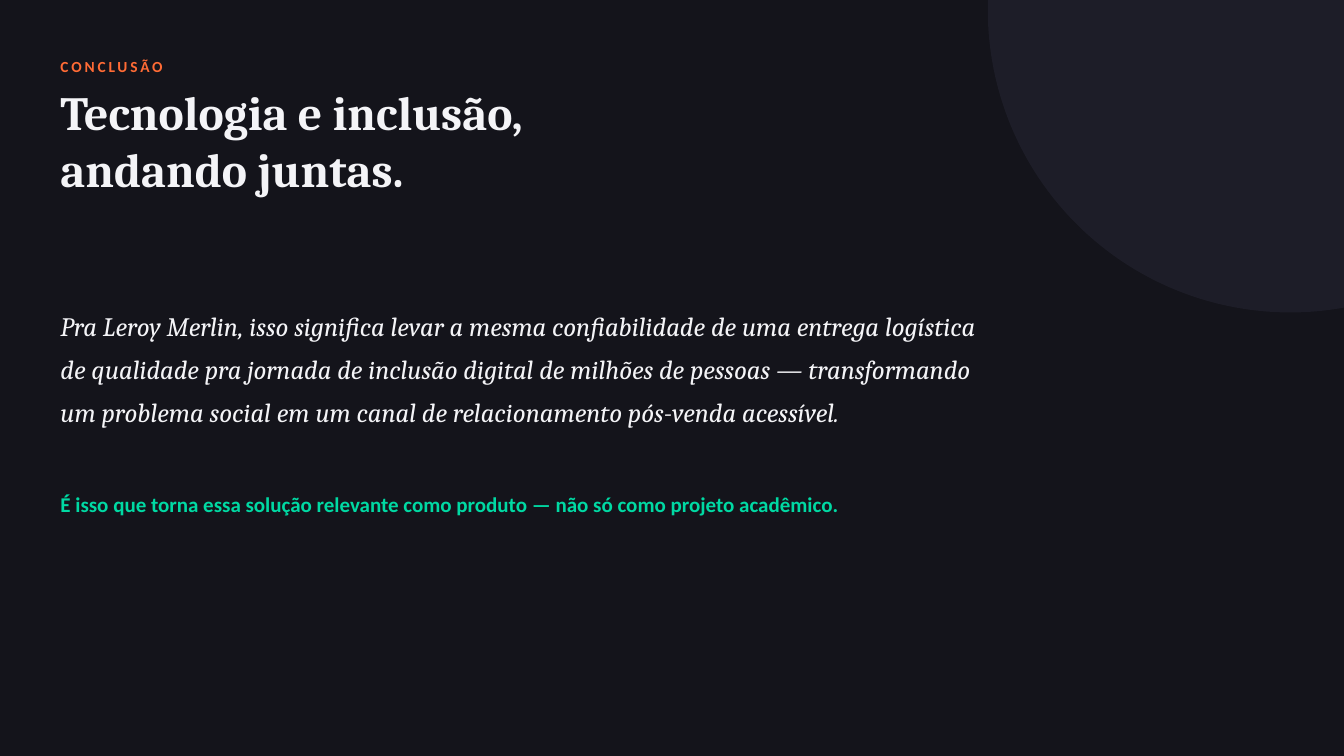
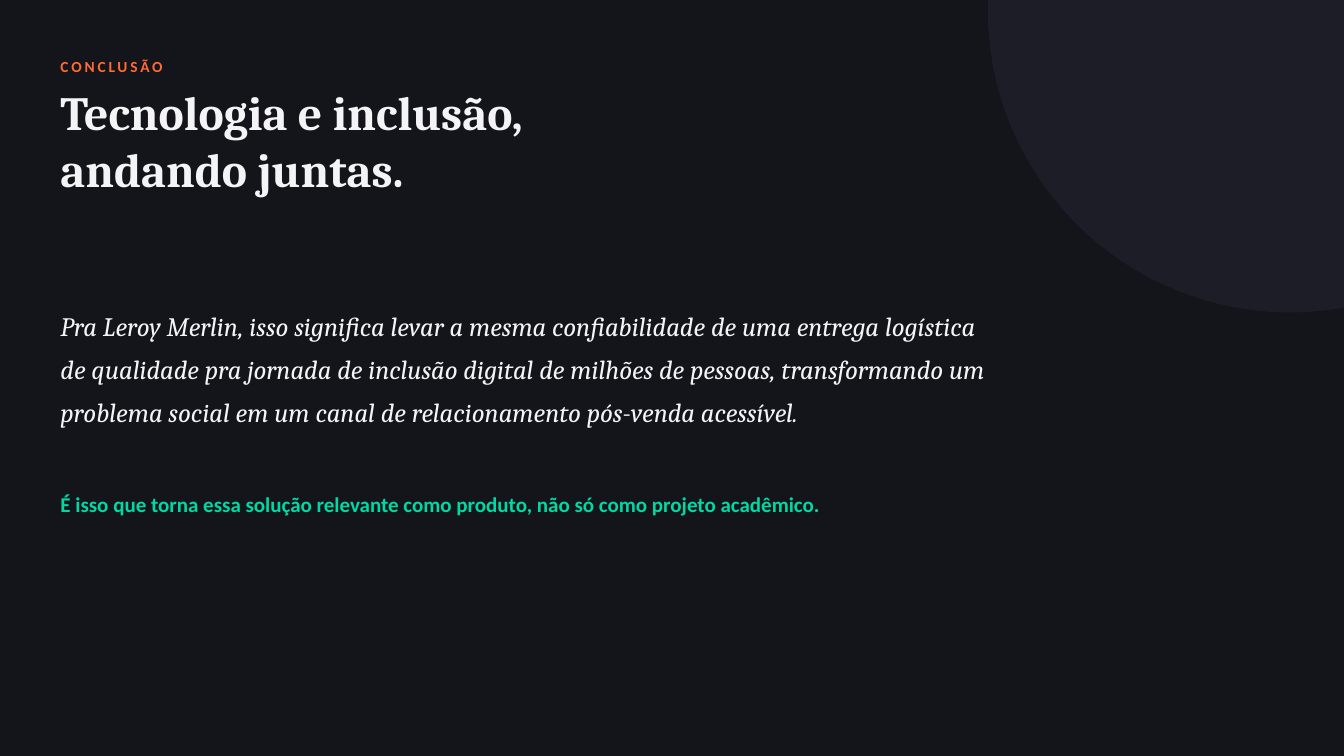
Before and after one commit to DevRafonalde/digital360_flutter, a slide deck: slide 8 of docs/atividade4/SLIDES_ATIVIDADE4.pptx. Drawn at 1344x756 pixels with LibreOffice and Linux fonts; fonts in the diff are those of the drawing. Boxes give left, top, right and bottom in pixels: in the first picture for what was removed or moved away, otherwise in the second. Text is boxed around its words. In the diff, an @@ line names an element or a change of style, - is before the commit and + after.

Commit message:
Corrige CI do backend Python (ModuleNotFoundError) e ajusta slides da Atividade 4
O job "Backend (pytest)" falhava desde o primeiro PR (agosto) porque o
pytest, invocado como comando direto (nao "python -m pytest"), usa o
diretorio do proprio executavel como sys.path[0], nao o cwd - entao
"from app.db import ..." em tests/conftest.py nunca encontrava o pacote
app. Localmente sempre rodamos com "python -m pytest", que mascarava o
problema. Corrigido com backend/pytest.ini (pythonpath = .). Validado
simulando a condicao exata do CI (script rodando fora do diretorio do
projeto): 81 testes passam, sem ModuleNotFoundError.

Slides da Atividade 4: removidos os travessoes (—) do texto, trocados por
pontuacao mais natural (dois-pontos, virgula, ponto final).

```diff
--- a/docs/atividade4/SLIDES_ATIVIDADE4.pptx
+++ b/docs/atividade4/SLIDES_ATIVIDADE4.pptx
@@ text at [60, 317, 984, 428]: text changed @@
-Pra Leroy Merlin, isso significa levar a mesma confiabilidade de uma entrega logística de qualidade pra jornada de inclusão digital de milhões de pessoas — transformando um problema social em um canal de relacionamento pós-venda acessível.
+Pra Leroy Merlin, isso significa levar a mesma confiabilidade de uma entrega logística de qualidade pra jornada de inclusão digital de milhões de pessoas, transformando um problema social em um canal de relacionamento pós-venda acessível.
@@ text at [60, 494, 820, 516]: text changed @@
-É isso que torna essa solução relevante como produto — não só como projeto acadêmico.
+É isso que torna essa solução relevante como produto, não só como projeto acadêmico.
```
Also in this commit, not shown: 7 other slides changed, 2 other files.
